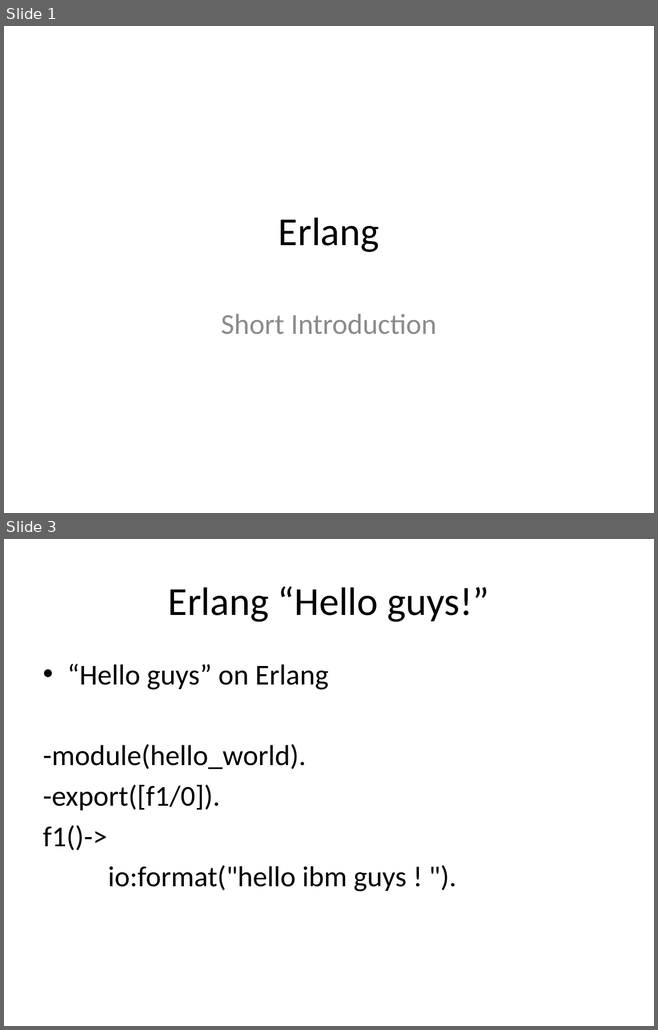
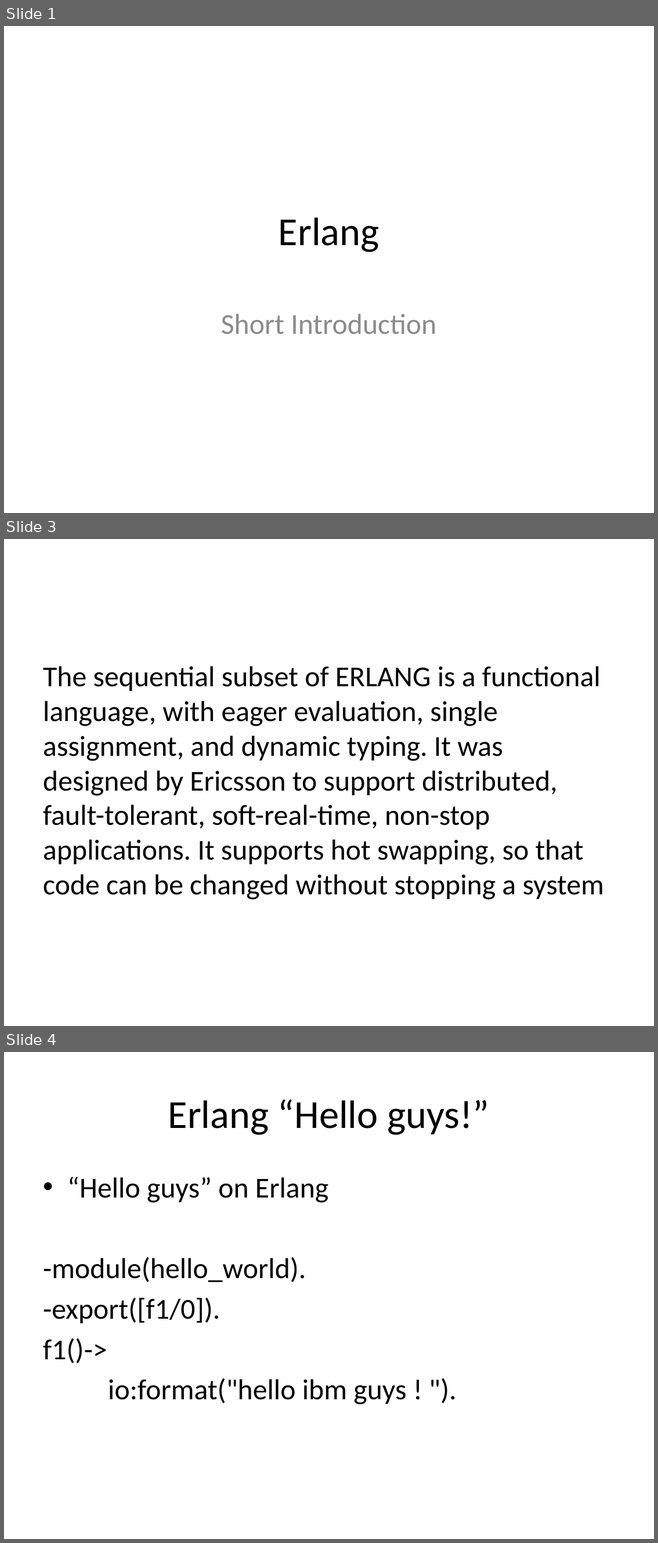
Before and after one commit to texhad3op/ErlangIntro, a slide deck: ErlangIntro.pptx. Shown one above the other, each under a label of ours: slides 1 and 3 before the commit, slides 1, 3 and 4 after it; the slides between them are not shown. The pictures are 658x1030 and 658x1543 pixels, drawn with LibreOffice and Linux fonts; fonts in the diff are those of the drawing. Boxes give left, top, right and bottom in pixels: in the first picture for what was removed or moved away, otherwise in the second. Text is boxed around its words. In the diff, an @@ line names an element or a change of style, - is before the commit and + after.

```diff
--- a/ErlangIntro.pptx
+++ b/ErlangIntro.pptx
@@ slide 3 added at (x1=4, y1=539, x2=654, y2=1026), background #FFFFFF @@
@@ text added at (x1=43, y1=666, x2=604, y2=900), 32 pt, text #000000 @@
+The sequential subset of ERLANG is a functional language, with eager evaluation, single assignment, and dynamic typing. It was designed by Ericsson to support distributed, fault-tolerant, soft-real-time, non-stop applications. It supports hot swapping, so that code can be changed without stopping a system
@@ what was slide 3 is now slide 4 @@
```
Also in this commit, not shown: 1 other slide added, 1 slide removed.
